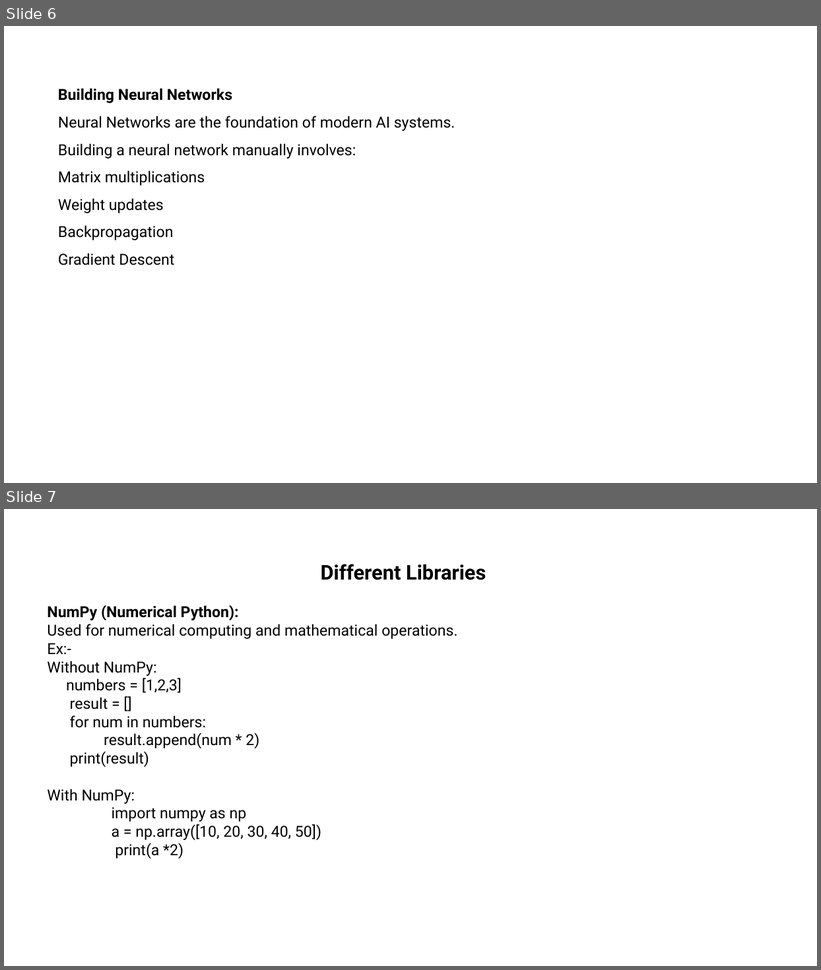
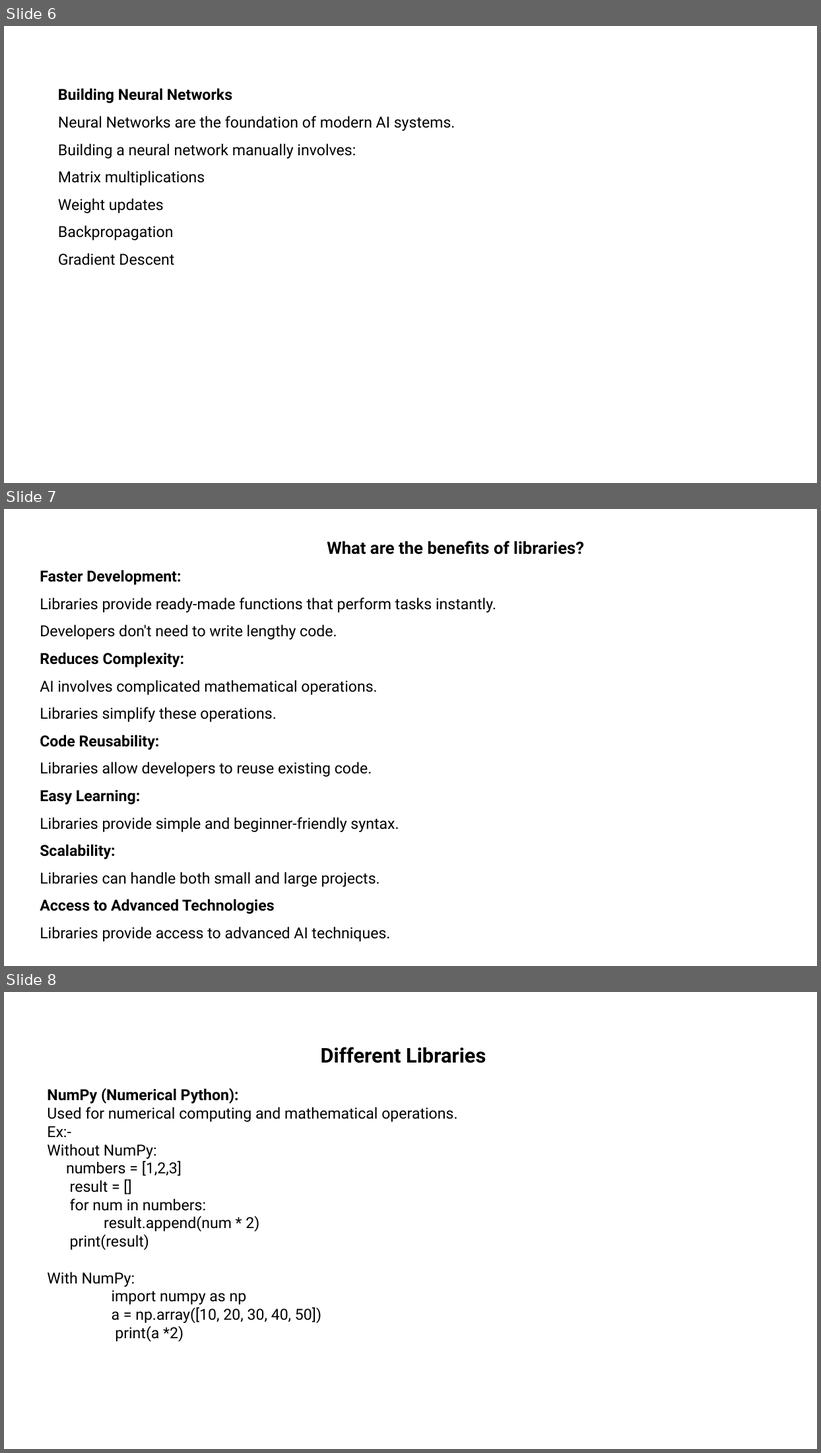
Before and after one commit to srilekhachundu/office_files, a slide deck: Library.pptx. Shown one above the other, each under a label of ours: slides 6 and 7 before the commit, slides 6, 7 and 8 after it. The pictures are 821x970 and 821x1453 pixels, drawn with LibreOffice and Linux fonts; fonts in the diff are those of the drawing. Boxes give left, top, right and bottom in pixels: in the first picture for what was removed or moved away, otherwise in the second. Text is boxed around its words. In the diff, an @@ line names an element or a change of style, - is before the commit and + after.

Commit message:
Add files via upload
.

```diff
--- a/Library.pptx
+++ b/Library.pptx
@@ slide 7 added at [4,509,817,966], background #FFFFFF @@
@@ text added at [40,541,584,942], 18 pt, text #000000 @@
+What are the benefits of libraries?
+Faster Development:
+Libraries provide ready-made functions that perform tasks instantly.
+Developers don't need to write lengthy code.
+Reduces Complexity:
+AI involves complicated mathematical operations.
+Libraries simplify these operations.
+Code Reusability:
+Libraries allow developers to reuse existing code.
+Easy Learning:
+Libraries provide simple and beginner-friendly syntax.
+Scalability:
+Libraries can handle both small and large projects.
+Access to Advanced Technologies
+Libraries provide access to advanced AI techniques.
@@ what was slide 7 is now slide 8 @@
```
Also in this commit, not shown: 1 slide changed, 1 slide removed.
